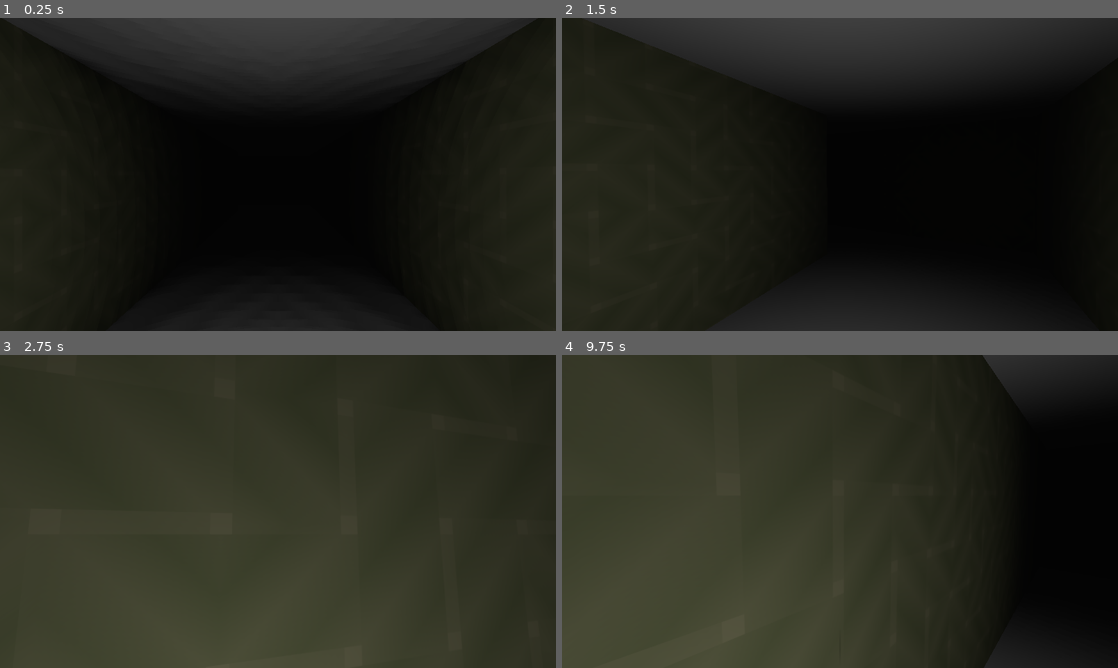
Above: before the commit, frames 1-4 (two rows, left to right).
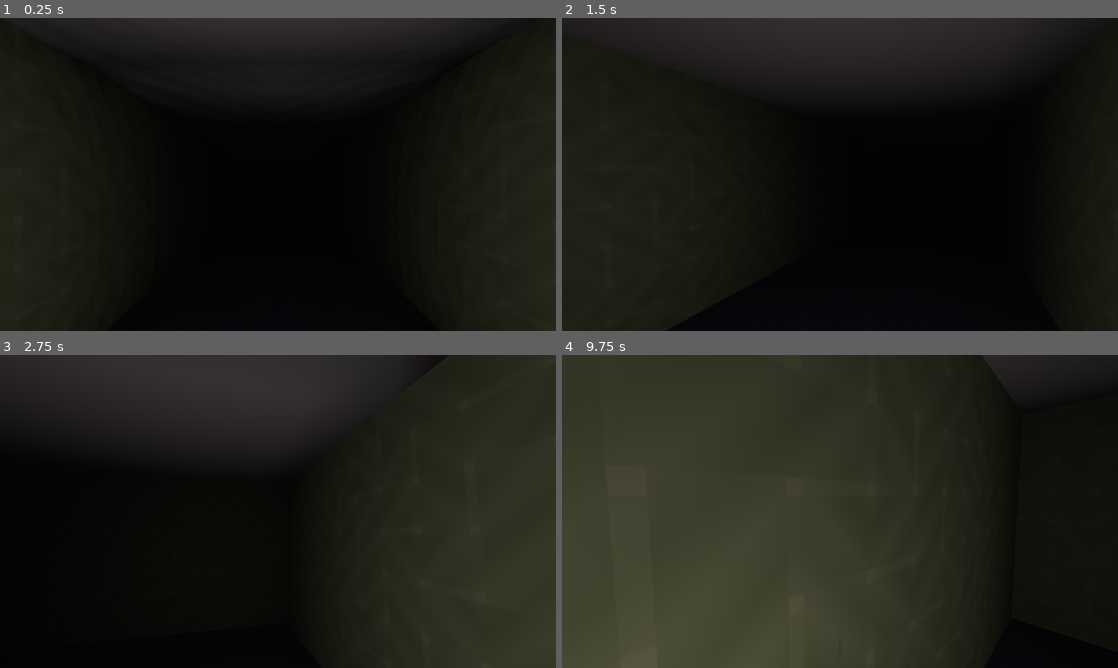
Above: after the commit, the same moments.

Repository: DucksAreMammals/Follow-The-Cat
Game: Godot game, scene res://Scenes/Game.tscn
Same seed, same stepped clock (60 frames per second), same inputs: the game is played once before the commit and once after it.
Inputs (mouse positions are in pixels of both pictures, inside the frame that each line leads up to):
- Up to frame 1 (0.25 s): no input
- Up to frame 2 (1.5 s): tap Enter at 0.5 s; move the mouse to (867, 174) at 0.52 s; hold W (Forward) from 0.53 s (still down); move the mouse to (812, 174) at 1.27 s
- Up to frame 3 (2.75 s): keep holding W (Forward); move the mouse to (289, 505) at 2.02 s
- Up to frame 4 (9.75 s): move the mouse to (834, 517) at 2.77 s; move the mouse to (878, 514) at 3.52 s; tap Space at 4.25, 5.75, 7.25 s; move the mouse to (795, 508) at 4.27 s; tap Enter at 5, 6.5 s; move the mouse to (845, 511) at 5.02 s; move the mouse to (817, 505) at 5.77 s; release W (Forward) at 5.78 s; hold D (Right) 5.78-6.53 s; move the mouse to (867, 511) at 6.52 s; hold W (Forward) 6.53-8.78 s; move the mouse to (812, 511) at 7.27 s; move the mouse to (851, 505) at 8.02 s; move the mouse to (834, 517) at 8.77 s; hold A (Left) 8.78-9.53 s; move the mouse to (878, 514) at 9.52 s; hold W (Forward) from 9.53 s (still down)

The runs differ from the first frame. In frame 1, 1.0% of the frame differs, in the area x 29-83%, y 13-100%; in frame 2, 4.0%; in frame 3, 50%, in the area x 0-72%, y 17-100%; in frame 4, 0.3%.

Commit message:
Added some more textures

Diff:
--- a/Source/3D Models/Scenes/Map.tscn
+++ b/Source/3D Models/Scenes/Map.tscn
@@ -1,7 +1,9 @@
-[gd_scene load_steps=6 format=2]
+[gd_scene load_steps=8 format=2]
 
 [ext_resource path="res://3D Models/Source Files/Map.fbx" type="PackedScene" id=1]
 [ext_resource path="res://Materials/Walls/Walls.tres" type="Material" id=2]
+[ext_resource path="res://Materials/Floor/Floor.tres" type="Material" id=3]
+[ext_resource path="res://Materials/Ceiling/Ceiling.tres" type="Material" id=4]
 
 [sub_resource type="ConvexPolygonShape" id=1]
 points = PoolVector3Array( 0, 0, 0, 0.0999902, 0, 0, 0, 0.15, 0, 0.0999902, 0.15, 0 )
@@ -17,11 +19,17 @@
 [node name="RootNode" parent="." index="0"]
 transform = Transform( -1, 0, -8.74228e-08, 0, 1, 0, 8.74228e-08, 0, -1, 0, 0, 0 )
 
+[node name="Floor" parent="RootNode" index="0"]
+material/0 = ExtResource( 3 )
+
 [node name="Exterior Walls" parent="RootNode" index="1"]
 material/0 = ExtResource( 2 )
 
 [node name="Interior Walls" parent="RootNode" index="2"]
 material/0 = ExtResource( 2 )
+
+[node name="Ceiling" parent="RootNode" index="3"]
+material/0 = ExtResource( 4 )
 
 [node name="StaticBody" type="StaticBody" parent="." index="1"]
 
--- /dev/null
+++ b/Source/Materials/Ceiling/Ceiling.tres
@@ -0,0 +1,7 @@
+[gd_resource type="SpatialMaterial" load_steps=5 format=2]
+[ext_resource path="Ceiling_albedo.png" type="Texture" id=1]
+[resource]
+albedo_color = Color(1, 1, 1, 1)
+albedo_texture = ExtResource( 1 )
+metallic = 0
+roughness = 1
--- /dev/null
+++ b/Source/Materials/Floor/Floor.tres
@@ -0,0 +1,7 @@
+[gd_resource type="SpatialMaterial" load_steps=2 format=2]
+
+[ext_resource path="res://Materials/Floor/Floor_albedo.png" type="Texture" id=1]
+
+[resource]
+albedo_texture = ExtResource( 1 )
+roughness_texture_channel = 1
--- a/Source/Scripts/Player.gd
+++ b/Source/Scripts/Player.gd
@@ -2,7 +2,7 @@
 
 var mouse_sensitivity := 0.45
 
-var acceleration_speed := 3.0
+var acceleration_speed := 1.5
 
 var friction := 0.5
 var gravity := 8.0
Binary file added: Source/Materials/Ceiling/Ceiling_albedo.png
Not shown, added: Source/Materials/Ceiling/Ceiling_albedo.png.import
Binary file added: Source/Materials/Floor/Floor_albedo.png
Not shown, added: Source/Materials/Floor/Floor_albedo.png.import
Not shown, added: Assets/Material Maker/Ceiling.ptex
Not shown, added: Assets/Material Maker/Floor.ptex
